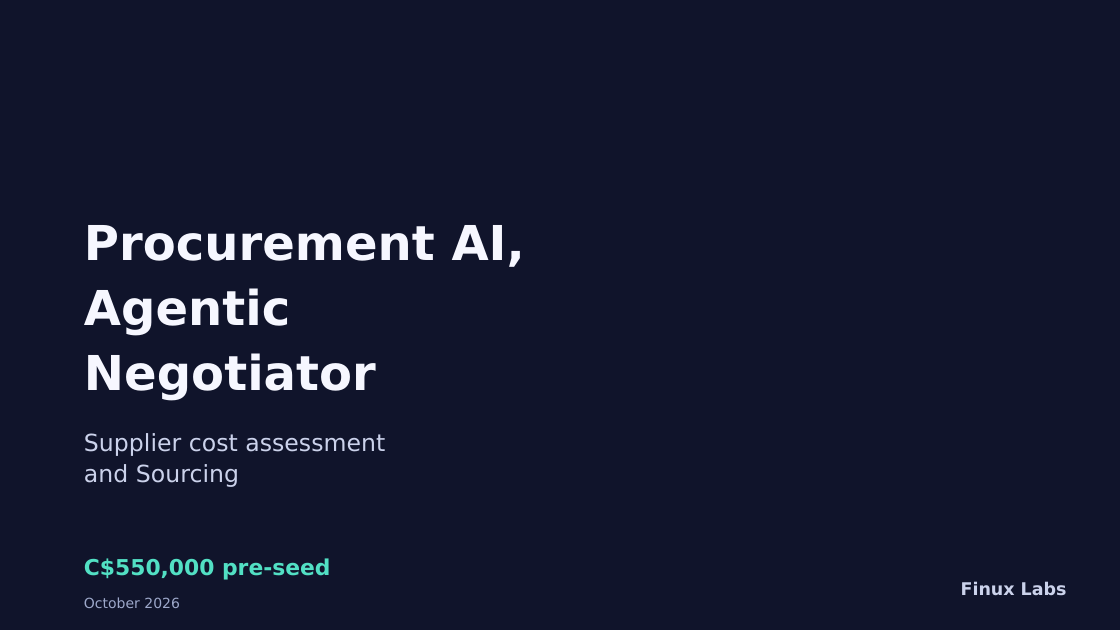
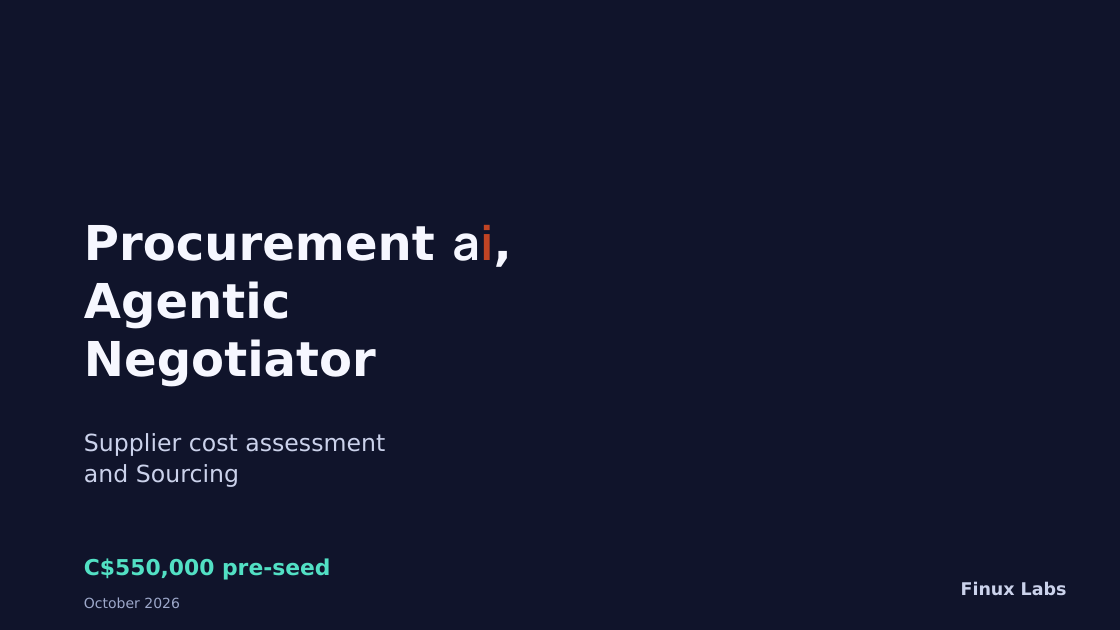
Before and after one commit to finuxlabs/FinuxLabs.github.io, a slide deck: slide 1 of docs/publish/pitch-agentic-procurement/Finux-Labs-Procurement-AI-Pitch-15-Slides.pptx. Drawn at 1120x630 pixels with LibreOffice and Linux fonts; fonts in the diff are those of the drawing; background and template pictures are left out. Boxes give left, top, right and bottom in pixels: in the first picture for what was removed or moved away, otherwise in the second. Text is boxed around its words. In the diff, an @@ line names an element or a change of style, - is before the commit and + after.

Commit message:
Replace AI in Procurement AI with summit mark font ai on Slide 1 across HTML, PPTX, and PDF

```diff
--- a/docs/publish/pitch-agentic-procurement/Finux-Labs-Procurement-AI-Pitch-15-Slides.pptx
+++ b/docs/publish/pitch-agentic-procurement/Finux-Labs-Procurement-AI-Pitch-15-Slides.pptx
@@ text at bbox=[84, 225, 511, 267]: text changed @@
-Procurement AI,
+Procurement ai,
@@ text at bbox=[84, 281, 376, 387]: line spacing 1.12 to 1 @@
```
Also in this commit, not shown: 2 other files.
